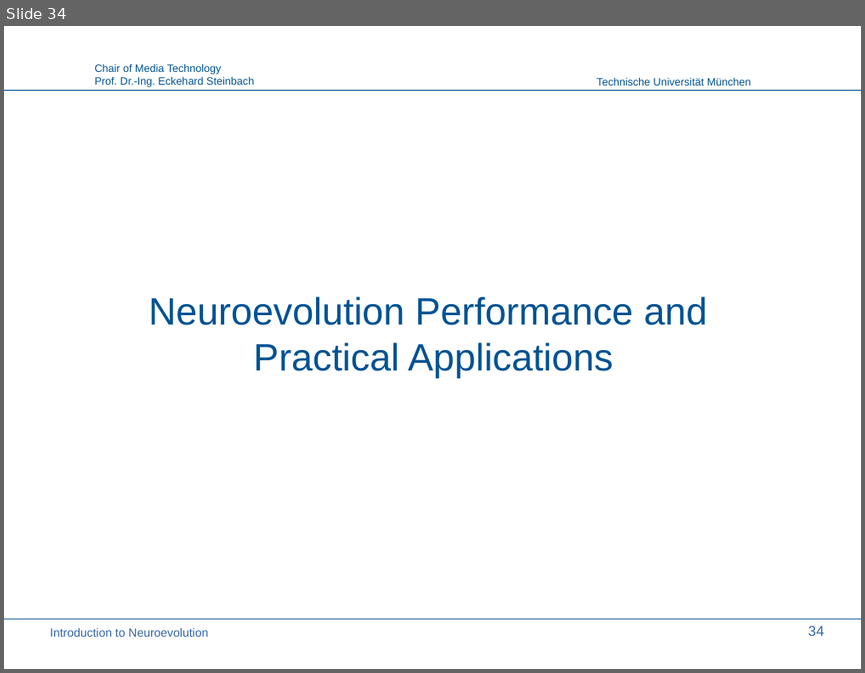
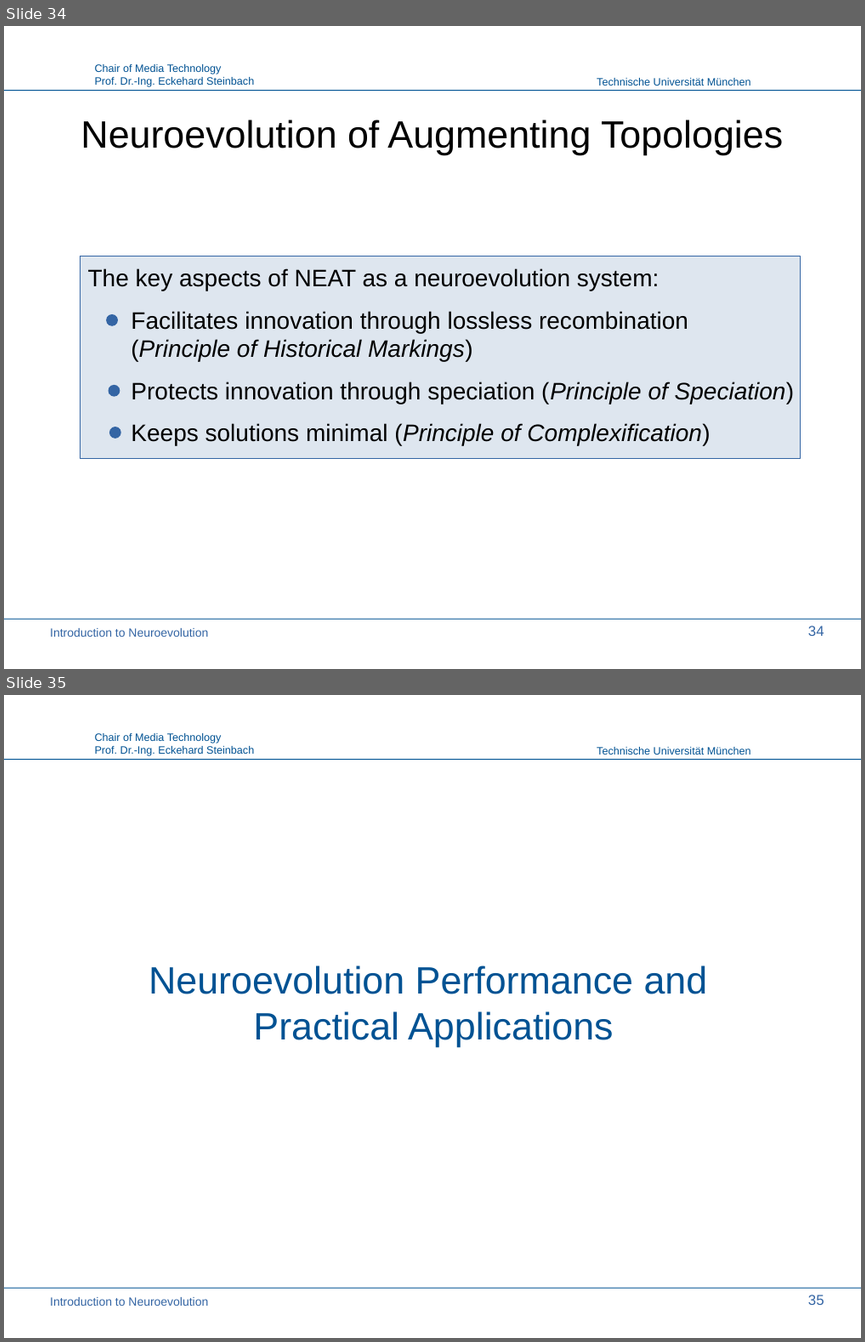
Before and after one commit to PaulPauls/Neuroevolution_of_Augmenting_Topologies_Paper, a slide deck: presentation/neuroevolution_presentation.odp. Shown one above the other, each under a label of ours: slide 34 before the commit, slides 34 and 35 after it. The pictures are 865x673 and 865x1342 pixels, drawn with LibreOffice and Linux fonts; fonts in the diff are those of the drawing; background and template pictures are left out. Boxes give left, top, right and bottom in pixels: in the first picture for what was removed or moved away, otherwise in the second. Text is boxed around its words. In the diff, an @@ line names an element or a change of style, - is before the commit and + after.

Commit message:
Finish chapter 'NEAT'

```diff
--- a/presentation/neuroevolution_presentation.odp
+++ b/presentation/neuroevolution_presentation.odp
@@ slide 34 added at box(4, 26, 861, 669), background #FFFFFF; not listed: 4 template elements that a slide beside it also shows @@
@@ title added at box(80, 120, 783, 155), 32 pt, text #000000 @@
+Neuroevolution of Augmenting Topologies
@@ rectangle added at box(80, 256, 800, 459), fill #DEE6EF, outline #3465A4 0.99 pt @@
@@ text added at box(88, 268, 794, 445), 20 pt, text #000000 @@
+The key aspects of NEAT as a neuroevolution system:
+  Facilitates innovation through lossless recombination (Principle of Historical Markings)
+  Protects innovation through speciation (Principle of Speciation)
+  Keeps solutions minimal (Principle of Complexification)
@@ ellipse added at box(106, 314, 118, 326), fill #3465A4 @@
@@ ellipse added at box(109, 384, 120, 396), fill #3465A4 @@
@@ ellipse added at box(109, 426, 121, 438), fill #3465A4 @@
@@ text added at box(50, 628, 208, 636), 10 pt, text #3465A4 @@
+Introduction to Neuroevolution
@@ page number added at box(808, 625, 824, 635), 12 pt, text #3465A4 @@
+34
@@ what was slide 34 is now slide 35 @@
@@ page number at box(808, 1294, 824, 1304): text changed @@
-34
+35
```
Also in this commit, not shown: 3 slides changed, 1 other slide added, 1 slide removed, 1 other file.
